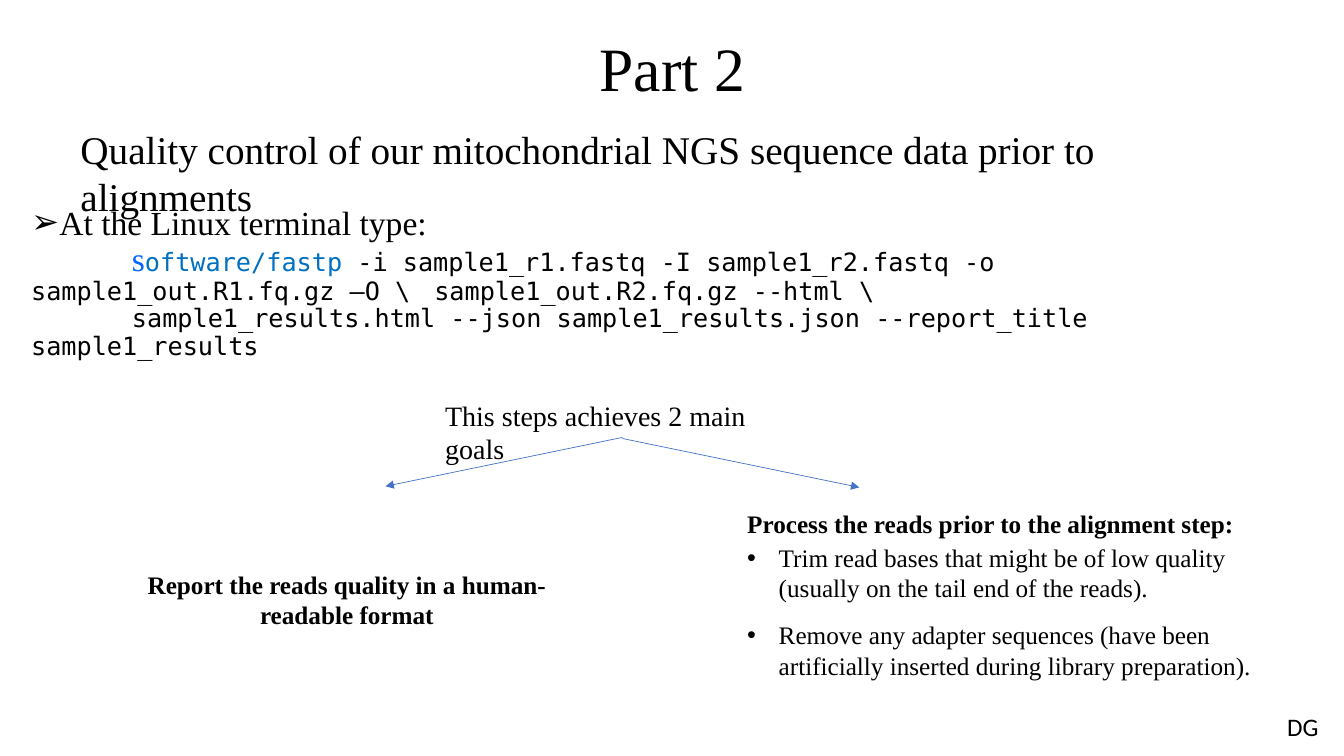
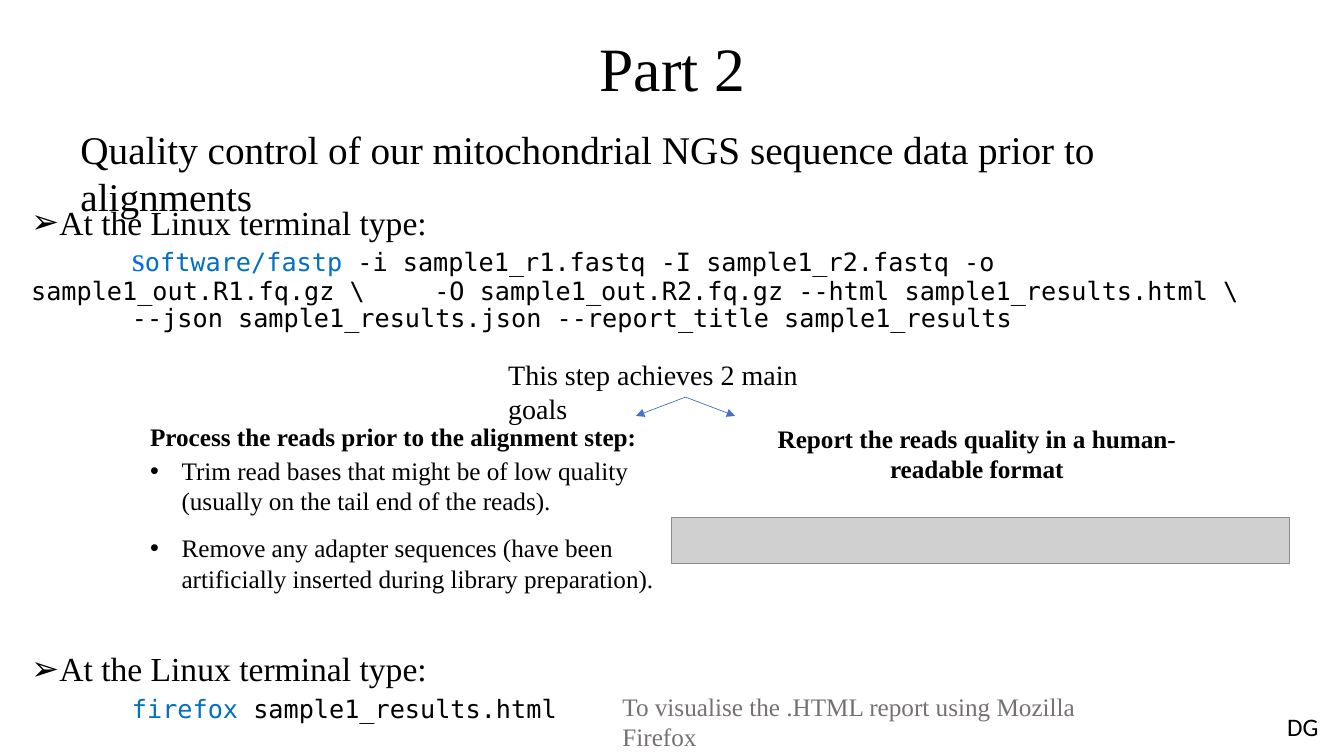
Before and after one commit to sgul-genetics-centre-bioinformatics/NGS-bioinformatics-workshop_SGUL_31-01-2020, a slide deck: slide 20 of NGS_workshop_31_01_2020_final.pptx. Drawn at 1344x756 pixels with LibreOffice and Linux fonts; fonts in the diff are those of the drawing; grey boxes stand for pictures. Boxes give left, top, right and bottom in pixels: in the first picture for what was removed or moved away, otherwise in the second. Text is boxed around its words. In the diff, an @@ line names an element or a change of style, - is before the commit and + after.

Commit message:
Update pptx

```diff
--- a/NGS_workshop_31_01_2020_final.pptx
+++ b/NGS_workshop_31_01_2020_final.pptx
@@ text at box(31, 251, 1208, 333): text changed @@
-software/fastp -i sample1_r1.fastq -I sample1_r2.fastq -o sample1_out.R1.fq.gz –O \ sample1_out.R2.fq.gz --html \
-sample1_results.html --json sample1_results.json --report_title sample1_results
+software/fastp -i sample1_r1.fastq -I sample1_r2.fastq -o sample1_out.R1.fq.gz \ -O sample1_out.R2.fq.gz --html sample1_results.html \
+--json sample1_results.json --report_title sample1_results
@@ text at box(508, 365, 798, 425): text changed @@
-This steps achieves 2 main goals
+This step achieves 2 main goals
@@ text "Process the reads prior to ...": place and size @@
-text "Process the reads prior to ..." at box(747, 515, 1250, 681)
+text "Process the reads prior to ..." at box(150, 428, 653, 594)
@@ arrow moved from (622, 438) - (385, 486) to (686, 397) - (636, 416) @@
@@ arrow moved from (622, 439) - (859, 488) to (686, 397) - (735, 416) @@
@@ text "Report the reads quality in ...": place and size @@
-text "Report the reads quality in ..." at box(148, 576, 546, 625)
+text "Report the reads quality in ..." at box(778, 430, 1176, 479)
@@ picture added at box(673, 517, 1291, 564) @@
@@ text added at box(59, 657, 556, 724), 18 pt, text #000000 @@
+➢ At the Linux terminal type:
+firefox sample1_results.html
@@ text added at box(622, 698, 1075, 746), 18 pt, text #767171 @@
+To visualise the .HTML report using Mozilla Firefox
```
Also in this commit, not shown: 8 other slides changed.
